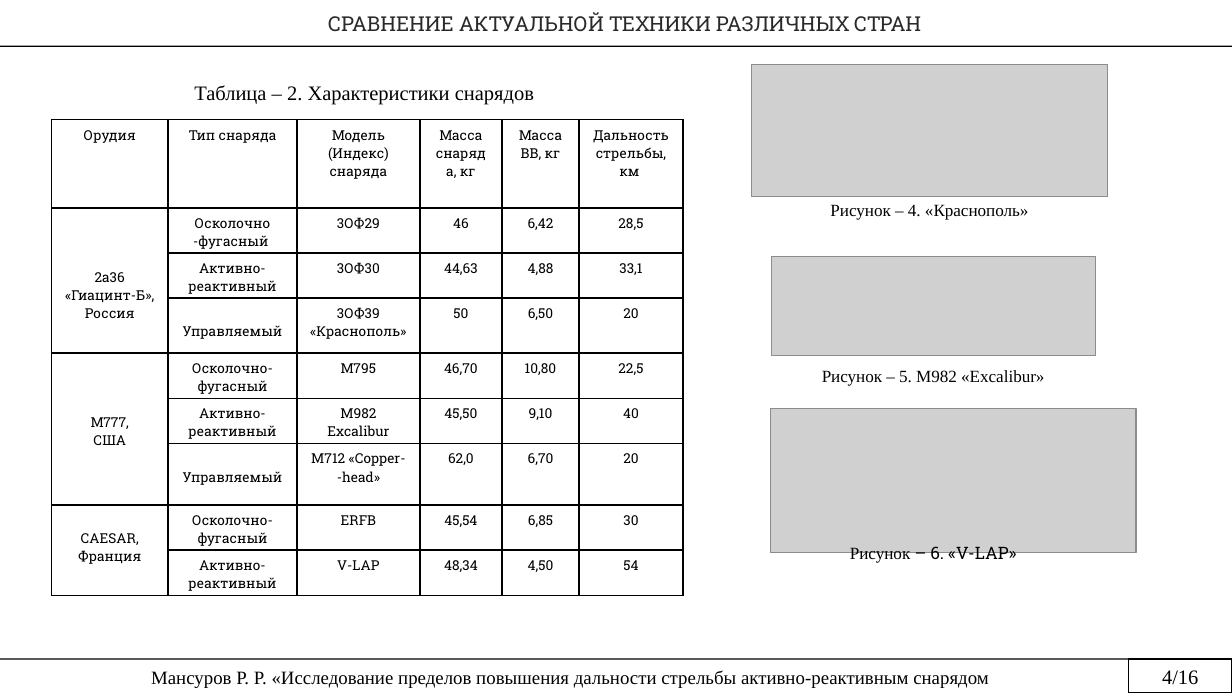
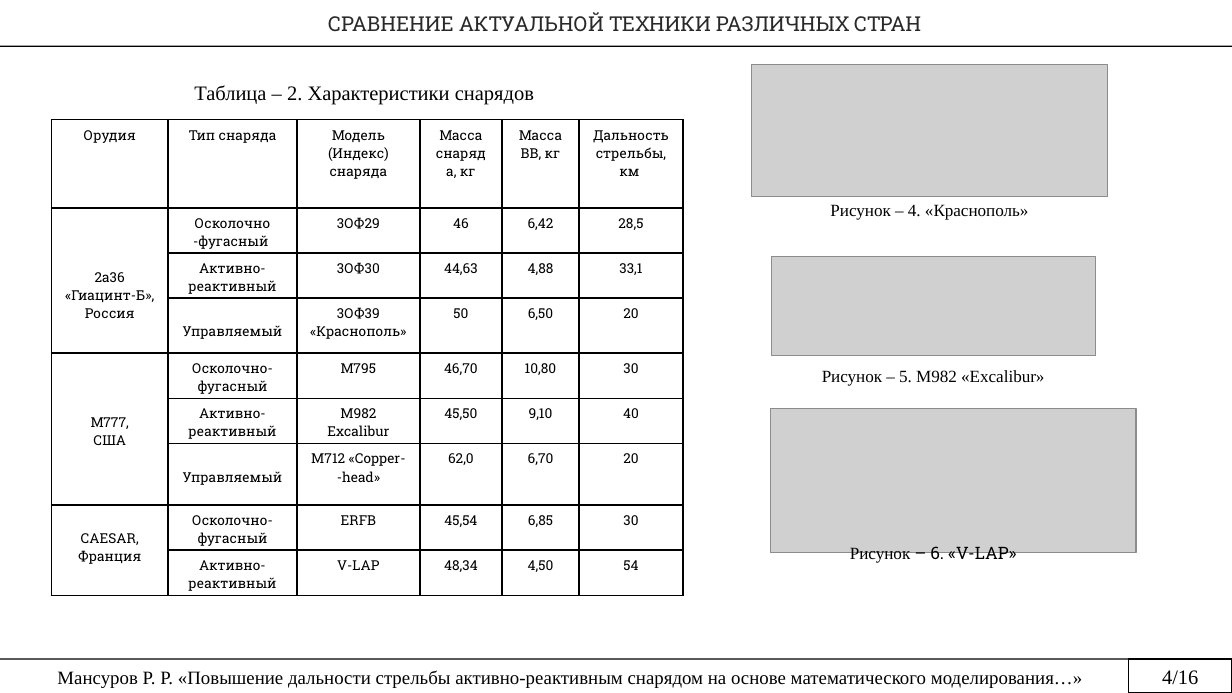
Before and after one commit to rustam-mansurov/cats, a slide deck: slide 4 of Мансуров Р.Р. — копия (2).pptx. Drawn at 1232x693 pixels with LibreOffice and Linux fonts; fonts in the diff are those of the drawing; grey boxes stand for pictures. Boxes give left, top, right and bottom in pixels: in the first picture for what was removed or moved away, otherwise in the second. Text is boxed around its words. In the diff, an @@ line names an element or a change of style, - is before the commit and + after.

```diff
--- a/Мансуров Р.Р. — копия (2).pptx
+++ b/Мансуров Р.Р. — копия (2).pptx
@@ table at (x1=52, y1=120, x2=683, y2=595) @@
-row 5, column 6: 22,5
+row 5, column 6: 30
@@ text at (x1=57, y1=670, x2=1082, y2=688): text changed @@
-Мансуров Р. Р. «Исследование пределов повышения дальности стрельбы активно-реактивным снарядом
+Мансуров Р. Р. «Повышение дальности стрельбы активно-реактивным снарядом на основе математического моделирования…»
```
Also in this commit, not shown: 15 other slides changed.
